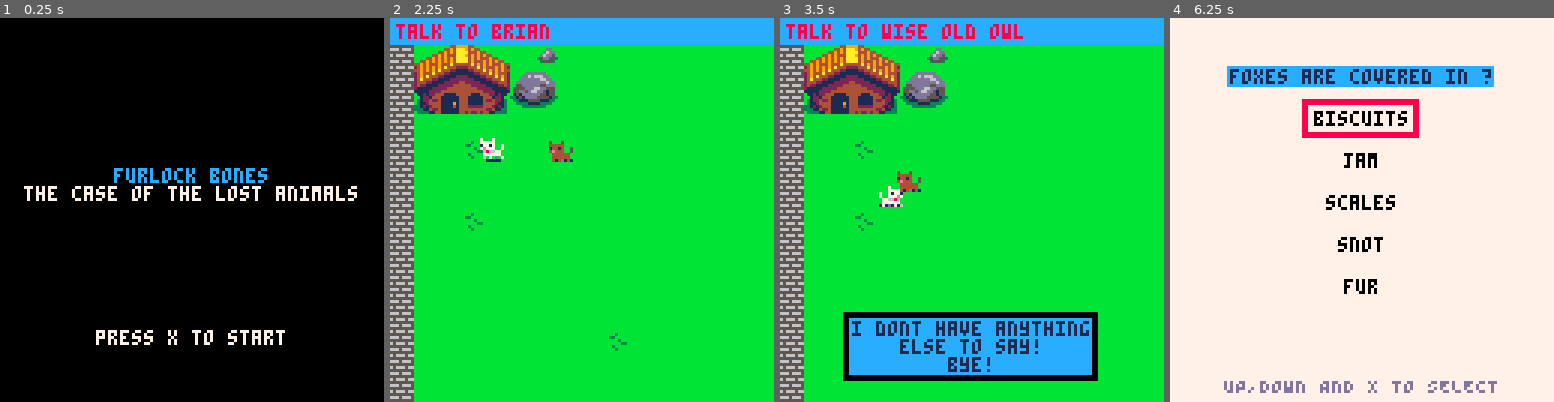
Above: before the commit, frames 1-4 (left to right).
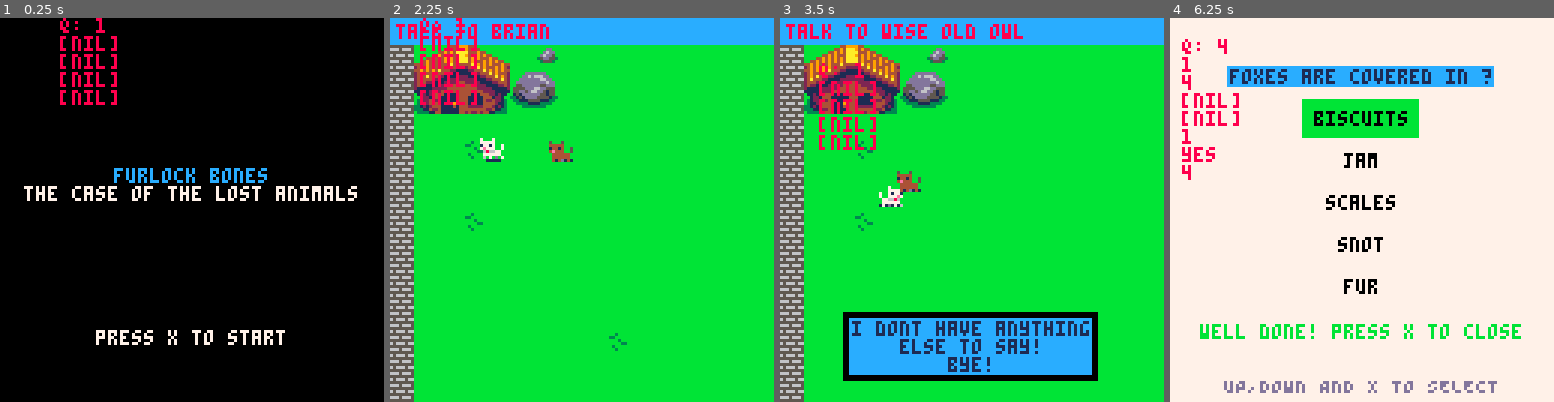
Above: after the commit, the same moments.

Repository: Mackeriah/FurlockBones-game
Game: PICO-8 cartridge furlock bones.p8
Two runs of this game, one before a commit and one after it. Both use one fixed random seed, a clock stepped at 60 frames per second and the inputs below.
Inputs:
- Up to frame 1 (0.25 s): no input
- Up to frame 2 (2.25 s): tap O (Z key) at 0.33, 0.7, 1.43, 2.22 s; tap X (X key) at 1.07, 2.07 s; hold Left from 1.97 s (still down)
- Up to frame 3 (3.5 s): release Left at 2.37 s; tap X (X key) every 0.33 s from 2.4 to 3.4 s; hold Down 2.42-2.82 s; hold Right from 2.87 s (still down); tap O (Z key) at 3.1 s
- Up to frame 4 (6.25 s): release Right at 3.53 s; hold Up 3.58-4.08 s; tap X (X key) every 0.33 s from 3.73 to 6.07 s; tap O (Z key) at 3.98, 4.87, 5.75 s; hold Right 4.13-4.53 s; hold Down 4.58-5.08 s; hold Left 5.13-5.8 s; hold Up 5.85-6.18 s; hold Left from 6.23 s (still down)

The runs differ from the first frame. In frame 1, 1.1% of the frame differs, in the area x 15-31%, y 0-23%; in frame 2, 1.0%; in frame 3, 1.1%; in frame 4, 4.9%, in the area x 3-92%, y 5-84%.

Commit message:
wordgame - question complete highlight
I should probably read up on commit comments and best practices!

Diff:
--- a/furlock bones.p8
+++ b/furlock bones.p8
@@ -71,7 +71,17 @@
 	cls()
 	if activeGame == false then draw_menu() else draw_game() end
 	-- player.x-20,player.y-20,8
-	--print("q1: "..wordgame.q1correct,player.x-20,player.y-40,8)
+	print("q: "..wordgame.selectedQuestion,player.x-20,player.y-40,8)
+	print(wordgame.answeredQuestions[1])
+	print(wordgame.answeredQuestions[2])
+	print(wordgame.answeredQuestions[3])
+	print(wordgame.answeredQuestions[4])
+	for v in all(wordgame.answeredQuestions) do
+			print(v)
+			if v == 1 then
+				print("yes")
+			end
+	end
 	--print("question: "..wordgame.selectedQuestion)
 	--print(camera_x)
 	--print(camera_y)
@@ -251,6 +261,7 @@
 	wordgame = {} -- empty array to store multiple strings
 	wordgame.question = {} -- empty array to store question string
 	wordgame.allQuestions = {} -- stores list of all questions
+	wordgame.answeredQuestions = {} -- store question numbers when answered to check when all done
 	wordgame.answers = {} -- empty array to store answer strings
 	wordgame.pagesCollected = false -- flag to check if player has collected all pages
 	wordgame.selectedQuestion = 1
@@ -315,10 +326,8 @@
 	print_centered("UP,DOWN AND X TO SELECT", 120, 13)
 	wordgame.allQuestions = ({"foxes live in a ?", "foxes likes to eat ?", "fox babies are called ?", "foxes are covered in ?"})
 
-
-	if (btnp(❎)) then
-		wordgame.state = "chosenQuestion"
-	end
+	-- change state when player picks a question to answer
+	if (btnp(❎)) then wordgame.state = "chosenQuestion"	end
 
 	-- determine longest question
 	local maxTextWidth = 0
@@ -348,37 +357,38 @@
 		rectfill(tx-2,ty-2,tx+#txt*4,ty+6,12)
 		-- question text
 		print(txt, tx, ty, 0)
-
-		if correct == true then
-			print_centered("well done! press x to close",102,11)
-			objective.current = "take the animal home!"
-		elseif correct == false then
-			print_centered("i don't think that's right", 108, 8)
-		end
 	end
 
 	-- use up and down to select a question unless already correctly answered
 	if (btnp(3)) then
 		if wordgame.selectedQuestion > #wordgame.allQuestions-1 then
 			wordgame.selectedQuestion = 1
-			correct = none
+
 		else
 			wordgame.selectedQuestion += 1
-			correct = none
+
 		end
 	end
 	if (btnp(2)) then -- 2 is up
 		if wordgame.selectedQuestion == 1 then
 			wordgame.selectedQuestion = #wordgame.allQuestions
-			correct = none
+
 		else
 			wordgame.selectedQuestion -= 1
-			correct = none
+
 		end
 	end
 
 	-- let user pick a question
 	if (btnp(❎)) then
+
+
+
+		add (wordgame.answeredQuestions, wordgame.selectedQuestion)
+		-- for v in all(wordgame.answeredQuestions) do
+		-- 	print(v)
+		-- end
+
 		wordgame.state = "chosenQuestion"
 	end
 end
@@ -441,7 +451,7 @@
 
 		if wordgame.selectedAnswer == i then
 			if correct == true then
-				rectfill(tx-4,ty-4,tx+#txt*4+2,ty+6+2,11)
+				rectfill(tx-4,ty-4,tx+#txt*4+2,ty+6+2,11) -- colour green to indicate correct
 				rectfill(tx-2,ty-2,tx+#txt*4,ty+6,11) -- this draws the box
 			else
 				rectfill(tx-4,ty-4,tx+#txt*4+2,ty+6+2,8) -- this draws the border (to select answer)
